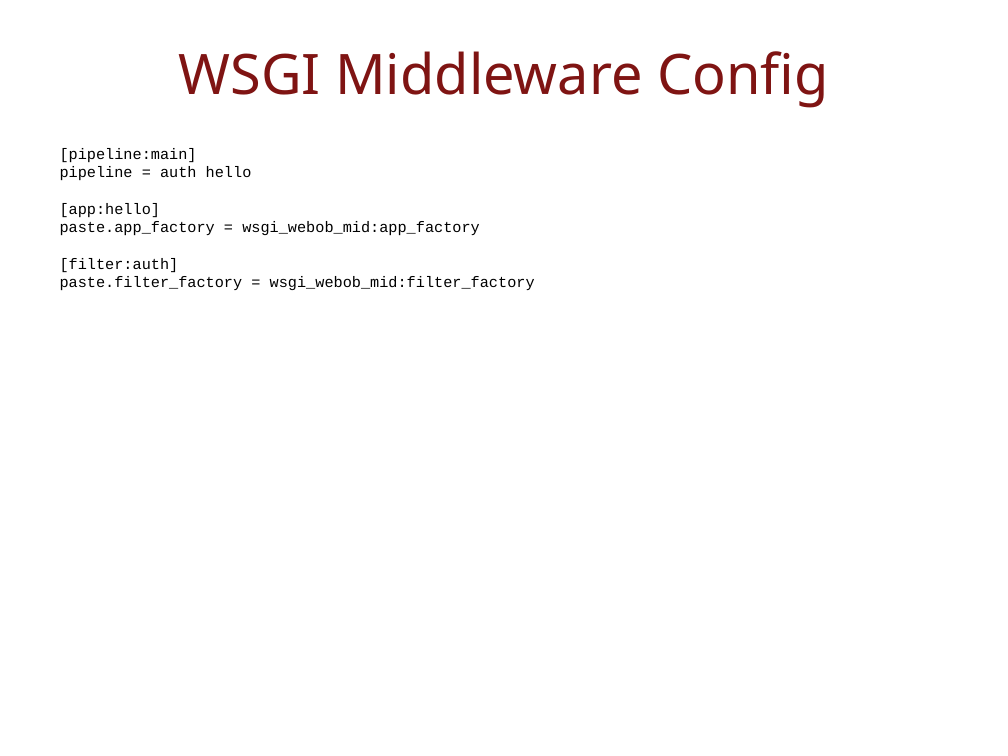
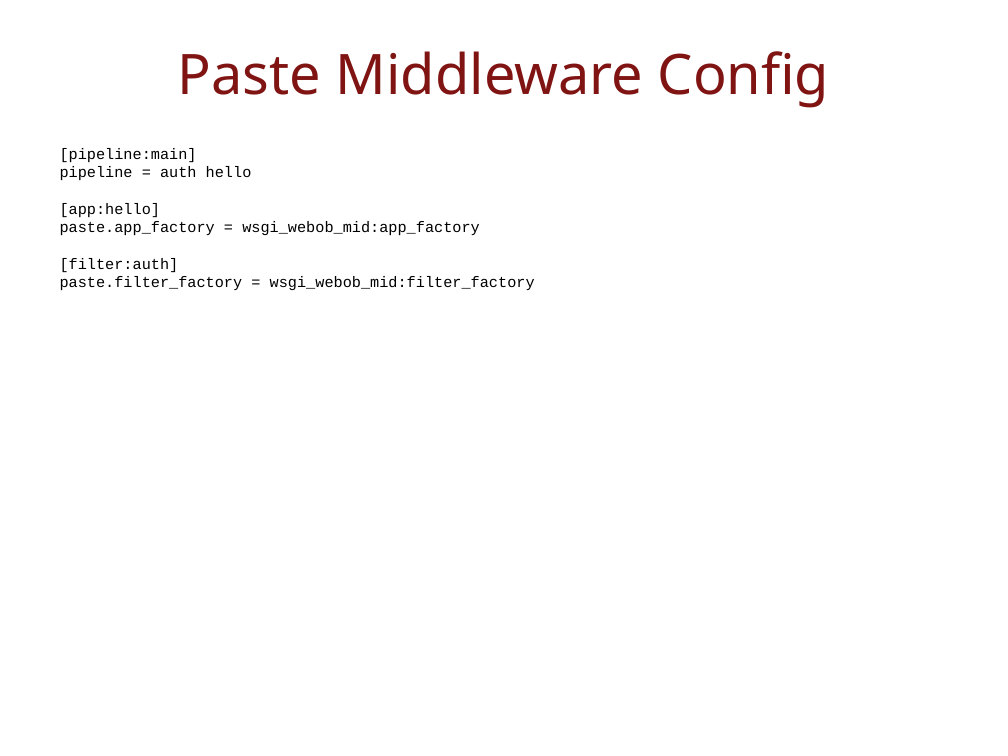
Before and after one commit to lhrc-mikeyp/Presentations, a slide deck: slide 17 of openstack_api_wsgi/OpenStack_WSGI.odp. Drawn at 1008x756 pixels with LibreOffice and Linux fonts; fonts in the diff are those of the drawing. Boxes give left, top, right and bottom in pixels: in the first picture for what was removed or moved away, otherwise in the second. Text is boxed around its words. In the diff, an @@ line names an element or a change of style, - is before the commit and + after.

Commit message:
Update OpenStack API+WSGI presentation
Some minor changes based on feedback during the first live talk.

```diff
--- a/openstack_api_wsgi/OpenStack_WSGI.odp
+++ b/openstack_api_wsgi/OpenStack_WSGI.odp
@@ title at [178, 51, 830, 108]: text changed @@
-WSGI Middleware Config
+Paste Middleware Config
```
Also in this commit, not shown: 5 other slides changed, 5 other files.
